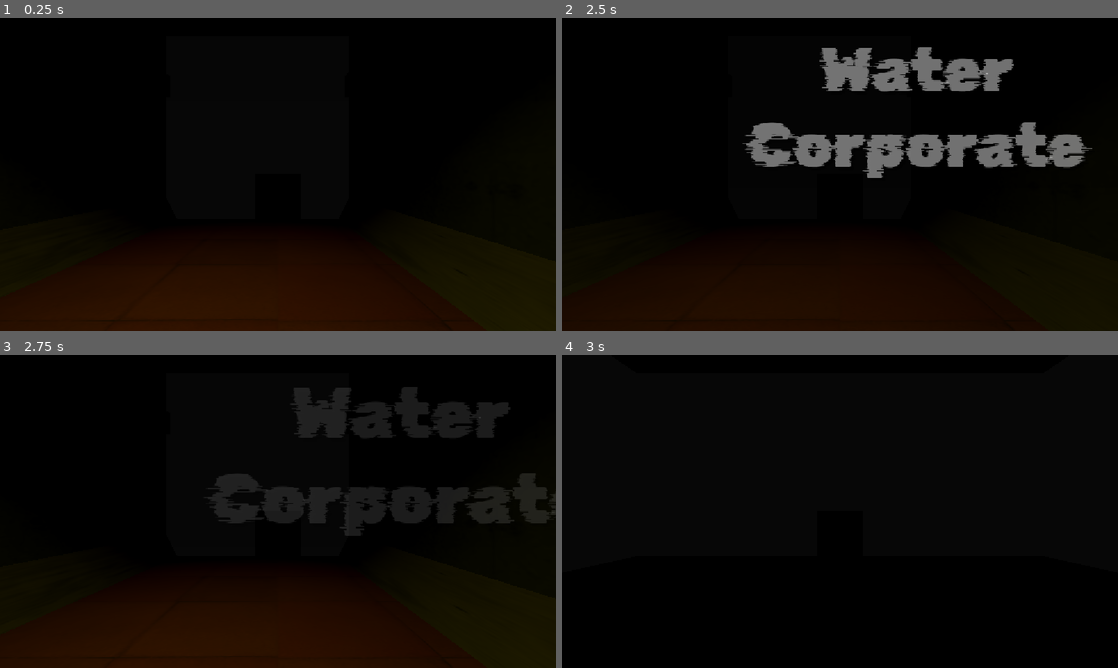
Above: before the commit, frames 1-4 (two rows, left to right).
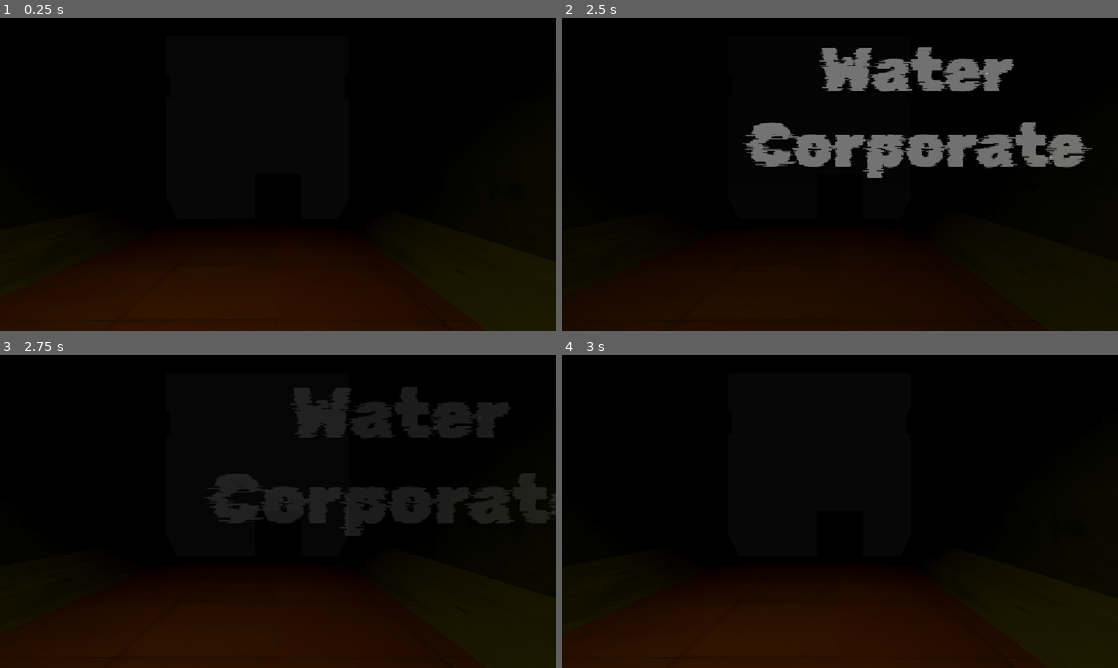
Above: after the commit, the same moments.

Repository: WolfYD3v/Water-Corporate-V2-REPOSITORY
Game: Godot game, scene res://scenes/map/map.tscn
Two runs of this game, one before a commit and one after it. Both use one fixed random seed, a clock stepped at 60 frames per second and the inputs below. The engine's default icon, where the game draws it, is replaced by a stand-in: a white triangle on a blue panel in a dark square.
Inputs (mouse positions are in pixels of both pictures, inside the frame that each line leads up to):
- Up to frame 1 (0.25 s): no input
- Up to frame 2 (2.5 s): tap Enter (ui_accept) at 0.5, 0.77, 1.25, 1.52 s; move the mouse to (962, 158) at 0.52 s; hold Right (ui_right) 0.53-1.28 s; tap E at 0.6 s; click (962, 158) at 0.67 s; move the mouse to (728, 190) at 1.27 s; hold Down (ui_down) 1.28-2 s; tap Q at 1.35 s; click (728, 190) at 1.42 s; click "PLAY" at 2 s
- Up to frame 3 (2.75 s): no input
- Up to frame 4 (3 s): move the mouse to (895, 442) at 2.77 s; hold Right (ui_right) from 2.78 s (still down); tap E at 2.85 s; click (895, 442) at 2.92 s

Frames 1-3 are identical in both runs. In frame 4, 22% of the frame differs, in the area x 0-100%, y 72-100%.

Commit message:
Intro scene added

Diff:
--- a/scenes/interactive_objects/collection/computer.gd
+++ b/scenes/interactive_objects/collection/computer.gd
@@ -29,7 +29,7 @@
 		player.rotation.y = rotation.y
 	if not auto_boot:
 		await get_tree().create_timer(1.5).timeout
-		speaker_play_sound("", 0.0, 1.0)
+		speaker_play_sound("res://assets/sfxs/CMPTMisc_Demarrage d un ibook g4 (ID 0157)_LS.mp3", 0.0, 1.0) # SON TEMP
 		computer_display.start()
 
 func speaker_play_sound(sound_stream_path: String, volume_db: float = 0.0, pitch_scale: float = 1.0) -> void:
--- /dev/null
+++ b/scenes/intro/intro.gd
@@ -0,0 +1,13 @@
+extends Node3D
+class_name Intro
+
+@onready var animation_player: AnimationPlayer = $AnimationPlayer
+
+func play() -> void:
+	get_tree().paused = true
+	animation_player.play("intro")
+	await animation_player.animation_finished
+	get_tree().paused = false
+	print("eeeeeee")
+	process_mode = Node.PROCESS_MODE_INHERIT
+	queue_free()
--- /dev/null
+++ b/scenes/intro/intro.tscn
@@ -0,0 +1,40 @@
+[gd_scene load_steps=5 format=3 uid="uid://4jwk3ra7xx7a"]
+
+[ext_resource type="Script" uid="uid://blei1xfr8if4m" path="res://scenes/intro/intro.gd" id="1_qeukb"]
+[ext_resource type="AudioStream" uid="uid://b0pidt0myvuxe" path="res://assets/musics/Nightsscare-(intro).mp3" id="2_iatiw"]
+
+[sub_resource type="Animation" id="Animation_qeukb"]
+resource_name = "intro"
+length = 5.0
+tracks/0/type = "audio"
+tracks/0/imported = false
+tracks/0/enabled = true
+tracks/0/path = NodePath("MusicAudioStreamPlayer")
+tracks/0/interp = 1
+tracks/0/loop_wrap = true
+tracks/0/keys = {
+"clips": [{
+"end_offset": 0.0,
+"start_offset": 1.7,
+"stream": ExtResource("2_iatiw")
+}],
+"times": PackedFloat32Array(0)
+}
+tracks/0/use_blend = true
+
+[sub_resource type="AnimationLibrary" id="AnimationLibrary_iatiw"]
+_data = {
+&"intro": SubResource("Animation_qeukb")
+}
+
+[node name="Intro" type="Node3D"]
+script = ExtResource("1_qeukb")
+
+[node name="Camera" type="Camera3D" parent="."]
+
+[node name="AnimationPlayer" type="AnimationPlayer" parent="."]
+libraries = {
+&"": SubResource("AnimationLibrary_iatiw")
+}
+
+[node name="MusicAudioStreamPlayer" type="AudioStreamPlayer" parent="."]
--- a/scenes/map/map.gd
+++ b/scenes/map/map.gd
@@ -4,6 +4,7 @@
 @onready var rooms: Node3D = $Rooms
 @onready var player: Player = $Player
 @onready var gui: CanvasLayer = $GUI
+@onready var intro: Intro = $Intro
 
 const PAUSE_MENU = preload("uid://cch6lt3ytnmwx")
 
@@ -32,6 +33,10 @@
 
 func _on_main_menu_quitted() -> void:
 	gui.add_child(PAUSE_MENU.instantiate())
+	# INTRO SCENE
+	if true:
+		intro.process_mode = Node.PROCESS_MODE_ALWAYS
+		intro.play()
 	print("DEV_TIP -> Jouer dialogue ici (condition(s) pour ?)")
 
 func try_change_room(next_room_direcion_idx: int) -> void:
--- a/scenes/map/map.tscn
+++ b/scenes/map/map.tscn
@@ -6,6 +6,7 @@
 [ext_resource type="PackedScene" uid="uid://tqewyifqimoo" path="res://scenes/rooms/base_room.tscn" id="3_a2pkv"]
 [ext_resource type="PackedScene" uid="uid://bcktcqjou1y8n" path="res://scenes/rooms/collection/corridor_1.tscn" id="3_ph54e"]
 [ext_resource type="PackedScene" uid="uid://dy5b8yqb0fu1b" path="res://scenes/rooms/collection/living_room.tscn" id="5_sqgf4"]
+[ext_resource type="PackedScene" uid="uid://4jwk3ra7xx7a" path="res://scenes/intro/intro.tscn" id="6_04w0f"]
 
 [sub_resource type="Environment" id="Environment_a2pkv"]
 background_mode = 1
@@ -47,6 +48,8 @@
 transform = Transform3D(1, 0, 0, 0, 1, 0, 0, 0, 1, -10, 0, 0)
 east_room = NodePath("../BaseRoom")
 
+[node name="Intro" parent="." instance=ExtResource("6_04w0f")]
+
 [node name="GUI" type="CanvasLayer" parent="."]
 
 [node name="MainMenu" parent="GUI" instance=ExtResource("1_sxf4j")]
Not shown, added: scenes/intro/intro.gd.uid
Not shown: 1 places in scenes/map/map.tscn that only renumber resources
